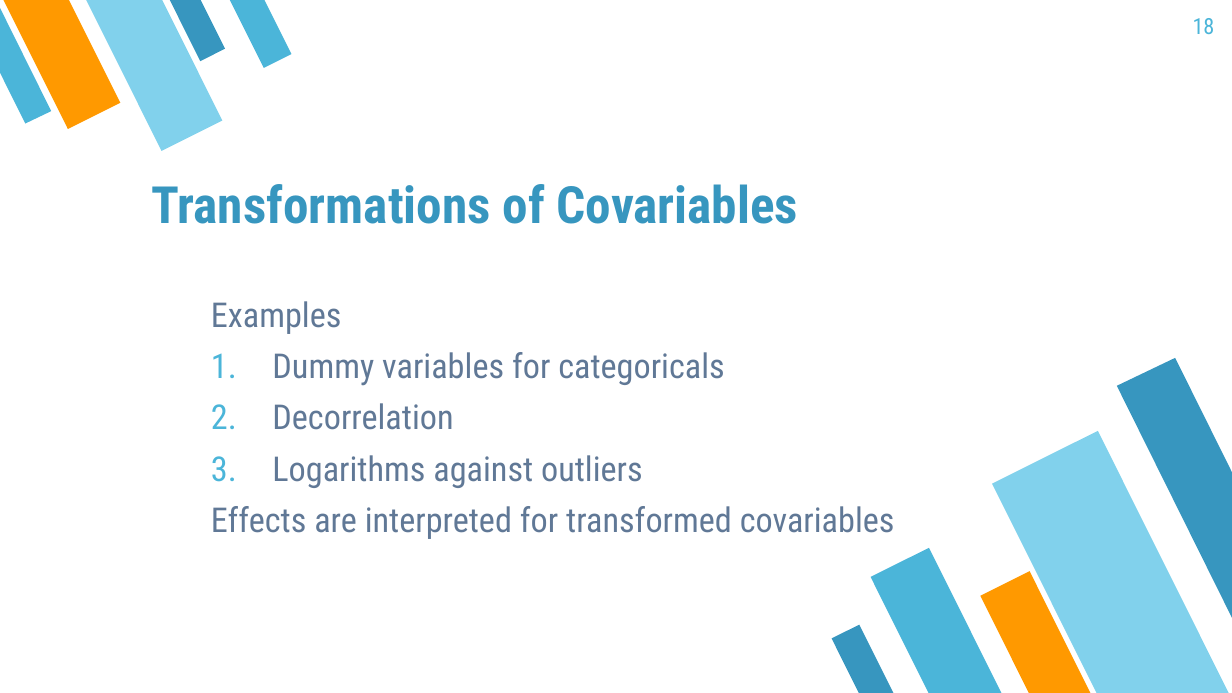
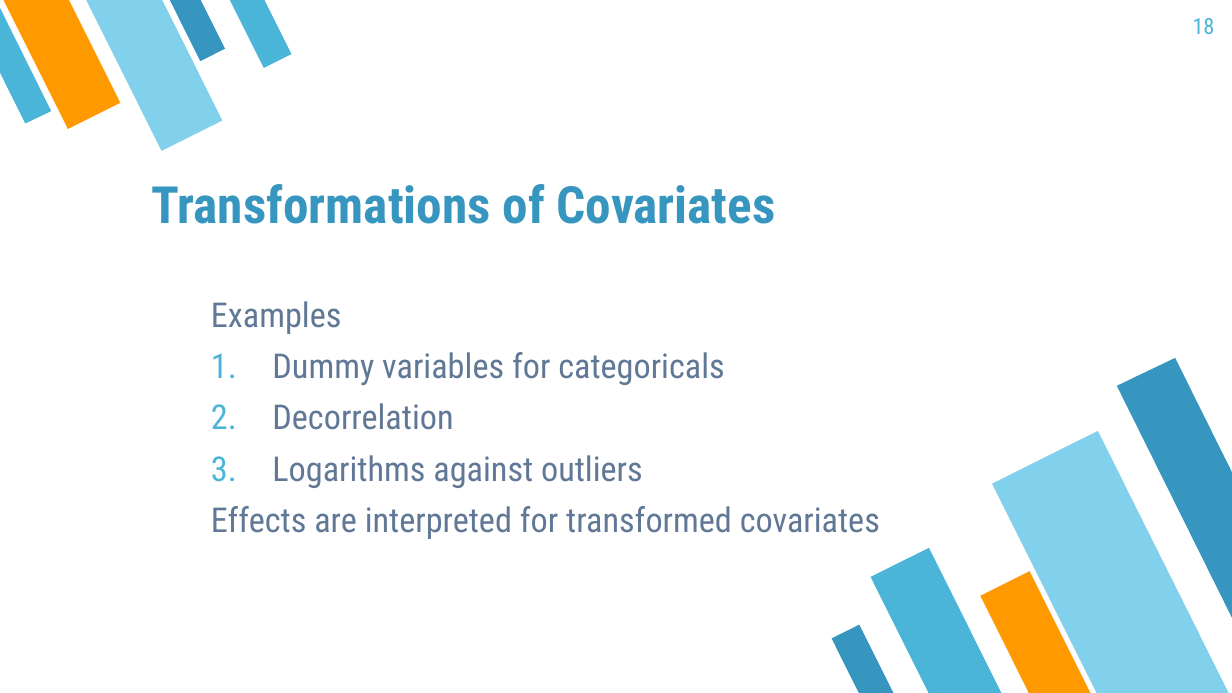
Before and after one commit to mayer79/ml_lecture, a slide deck: slide 18 of slides/ML_Lecture.pptx. Drawn at 1232x693 pixels with LibreOffice and Linux fonts; fonts in the diff are those of the drawing. Boxes give left, top, right and bottom in pixels: in the first picture for what was removed or moved away, otherwise in the second. Text is boxed around its words. In the diff, an @@ line names an element or a change of style, - is before the commit and + after.

```diff
--- a/slides/ML_Lecture.pptx
+++ b/slides/ML_Lecture.pptx
@@ title at box(151, 184, 776, 224): text changed @@
-Transformations of Covariables
+Transformations of Covariates
@@ text at box(211, 506, 880, 539): text changed @@
-Effects are interpreted for transformed covariables
+Effects are interpreted for transformed covariates
```
Also in this commit, not shown: 18 other slides changed.
